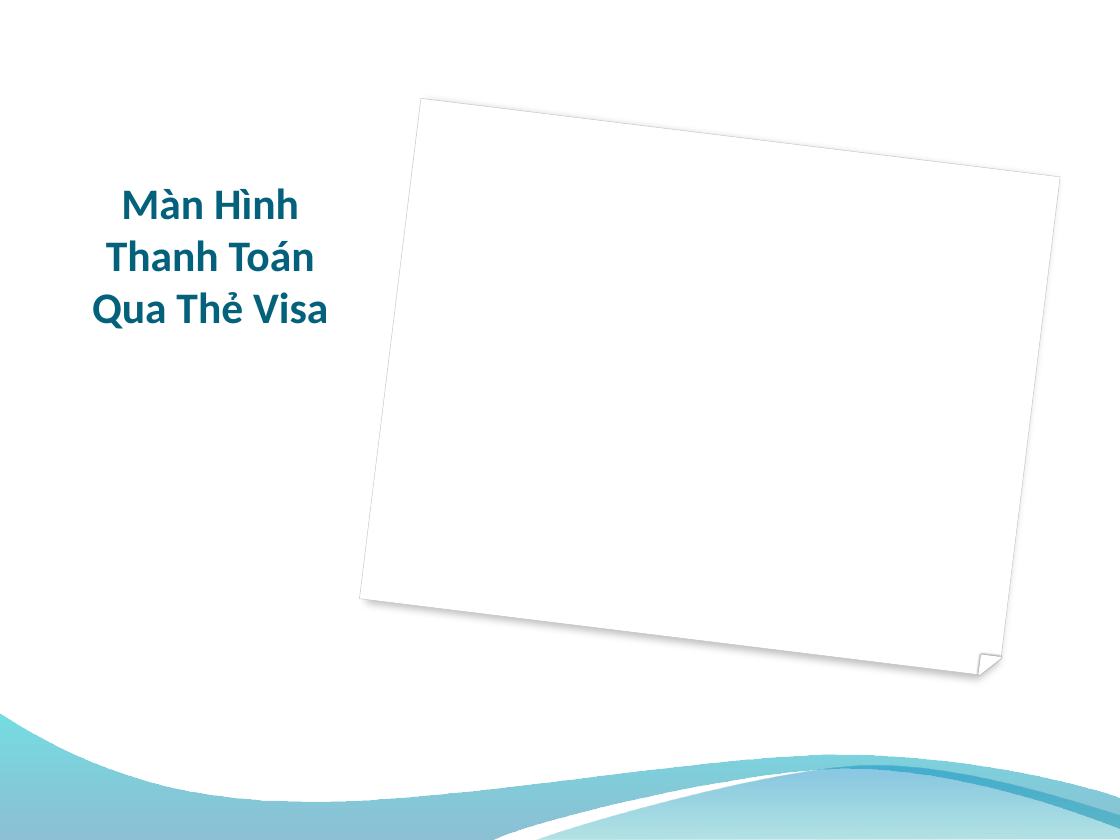
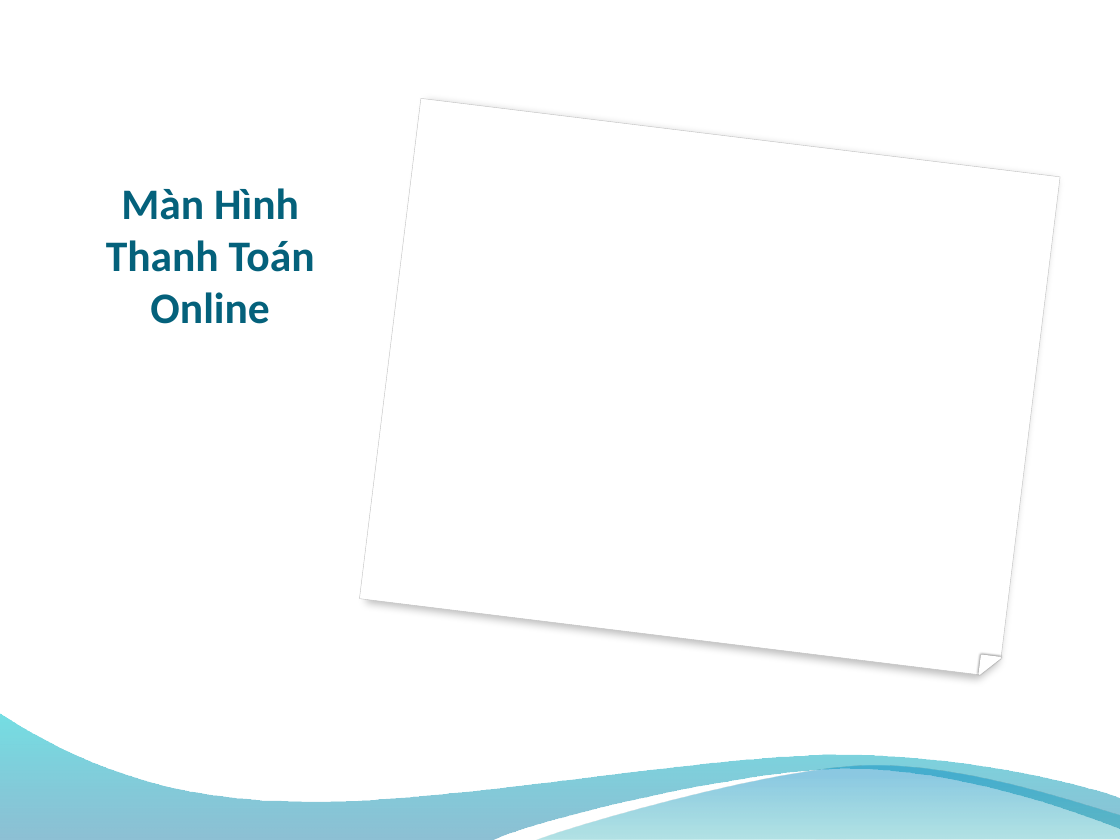
Before and after one commit to maitv/ProjectSem4, a slide deck: slide 5 of ĐỒ ÁN TỐT NGHIỆP.pptx. Drawn at 1120x840 pixels with LibreOffice and Linux fonts; fonts in the diff are those of the drawing; background and template pictures are left out. Boxes give left, top, right and bottom in pixels: in the first picture for what was removed or moved away, otherwise in the second. Text is boxed around its words. In the diff, an @@ line names an element or a change of style, - is before the commit and + after.

```diff
--- a/ĐỒ ÁN TỐT NGHIỆP.pptx
+++ b/ĐỒ ÁN TỐT NGHIỆP.pptx
@@ title at bbox=[106, 188, 315, 324]: text changed @@
-Màn Hình Thanh Toán Qua Thẻ Visa
+Màn Hình Thanh Toán Online
```
